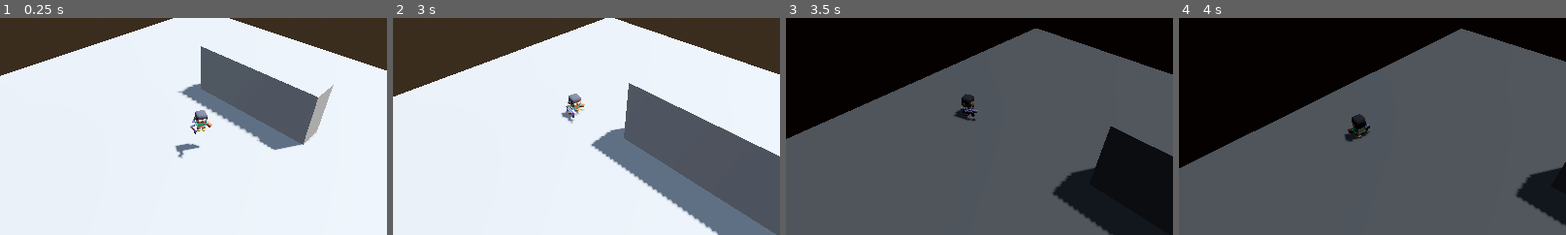
Above: before the commit, frames 1-4 (left to right).
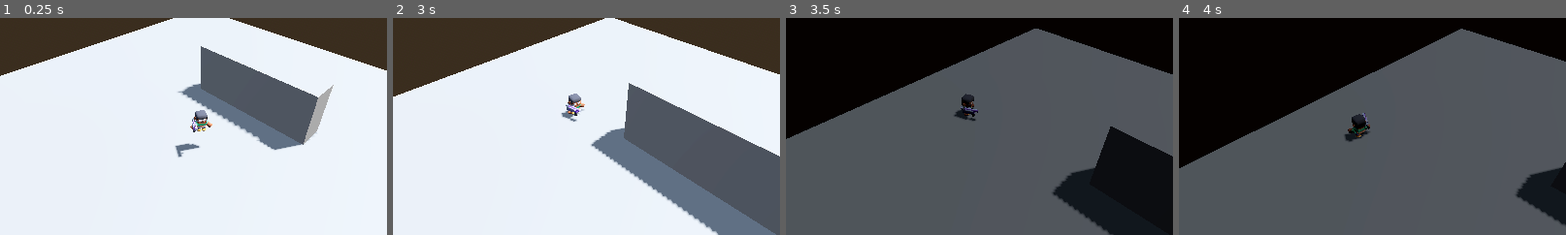
Above: after the commit, the same moments.

Repository: BHznJNs/teskov-game
Game: Godot game, scene res://scenes/main.tscn
Same seed, same stepped clock (60 frames per second), same inputs: the game is played once before the commit and once after it.
Inputs (mouse positions are % of the whole screen's width and height, from its top left):
- Up to frame 1 (0.25 s): no input
- Up to frame 2 (3 s): move the mouse to (45, 70) at 0.52 s; hold W (move_forward) 0.53-2.03 s; move the mouse to (80, 65) at 1.27 s; move the mouse to (20, 35) at 2.02 s; hold A (move_left) from 2.03 s (still down); move the mouse to (55, 50) at 2.77 s
- Up to frame 3 (3.5 s): keep holding A (move_left)
- Up to frame 4 (4 s): move the mouse to (35, 25) at 3.52 s; release A (move_left) at 3.53 s; hold S (move_backward) from 3.53 s (still down)
The pictures show only the part of the screen within x 24-74%, y 25-75%; the shares and areas given below are measured in that part.

The runs differ from the first frame. In frame 1, 0.1% of the frame differs, in the area x 45-52%, y 45-65%; in frame 2, 0.2%, in the area x 44-49%, y 39-49%; in frame 3, less than 0.1%; in frame 4, less than 0.1%.

Commit message:
bind gun to the character hand

Diff:
--- a/scenes/player.tscn
+++ b/scenes/player.tscn
@@ -33,14 +33,19 @@
 [node name="RightHandAttachment" type="BoneAttachment3D" parent="character-male-a/character-male-a/Skeleton3D" index="0"]
 bone_name = "hand.R"
 
-[node name="blaster-a" parent="character-male-a/character-male-a/Skeleton3D/RightHandAttachment" groups=["player"] instance=ExtResource("3_weapon")]
-transform = Transform3D(0.75, 0, 0, 0, 0.75, 0, 0, 0, 0.75, -0.25, 0.3, 0.12)
+[node name="WeaponAttachment" type="BoneAttachment3D" parent="character-male-a/character-male-a/Skeleton3D" index="3"]
+transform = Transform3D(0.7071067, -0.70710677, 0, 0.70710677, 0.7071067, 0, 0, 0, 1, -0.09989677, 0.28775, -0.017250001)
+bone_name = "arm-right"
+bone_idx = 5
 
-[node name="blaster-a" parent="character-male-a/character-male-a/Skeleton3D/RightHandAttachment/blaster-a" index="0"]
+[node name="blaster-a" parent="character-male-a/character-male-a/Skeleton3D/WeaponAttachment" groups=["player"] instance=ExtResource("3_weapon")]
+transform = Transform3D(0.53033006, 0.5303301, -3.5527137e-15, -0.5303301, 0.53033006, 7.1054274e-15, 0, 0, 0.75, -0.09747694, 0.11480108, 0.13725)
+
+[node name="blaster-a" parent="character-male-a/character-male-a/Skeleton3D/WeaponAttachment/blaster-a" index="0"]
 surface_material_override/0 = SubResource("StandardMaterial3D_qlg0r")
 
-[node name="magazine" parent="character-male-a/character-male-a/Skeleton3D/RightHandAttachment/blaster-a/blaster-a" index="0"]
+[node name="magazine" parent="character-male-a/character-male-a/Skeleton3D/WeaponAttachment/blaster-a/blaster-a" index="0"]
 surface_material_override/0 = SubResource("StandardMaterial3D_dqkch")
 
 [editable path="character-male-a"]
-[editable path="character-male-a/character-male-a/Skeleton3D/RightHandAttachment/blaster-a"]
+[editable path="character-male-a/character-male-a/Skeleton3D/WeaponAttachment/blaster-a"]
--- a/scripts/player.gd
+++ b/scripts/player.gd
@@ -10,6 +10,12 @@
 
 @export_group("Rotation")
 @export var rotation_speed: float = 10.0
+
+@export_group("Equipment")
+## 武器挂载点 (BoneAttachment3D)
+@export var weapon_attachment: BoneAttachment3D
+## 武器模型节点
+@export var weapon: Node3D
 
 @export_group("FOV")
 @export var fov_radius: float = 15.0
@@ -30,15 +36,13 @@
 	if not animation_player:
 		return
 
-	# 根据移动速度决定播放哪个动画
-	# 使用 horizontal velocity 忽略垂直速度（如跳跃/下落）
 	var horizontal_velocity := Vector3(velocity.x, 0, velocity.z)
 
 	if horizontal_velocity.length() > 0.1:
-		if animation_player.current_animation != "walk":
-			animation_player.play("walk", 0.2) # 0.2s 混合时间，使切换更平滑
+		if animation_player.has_animation("walk") and animation_player.current_animation != "walk":
+			animation_player.play("walk", 0.2)
 	else:
-		if animation_player.current_animation != "idle":
+		if animation_player.has_animation("idle") and animation_player.current_animation != "idle":
 			animation_player.play("idle", 0.2)
 
 ## 处理 WASD 移动
